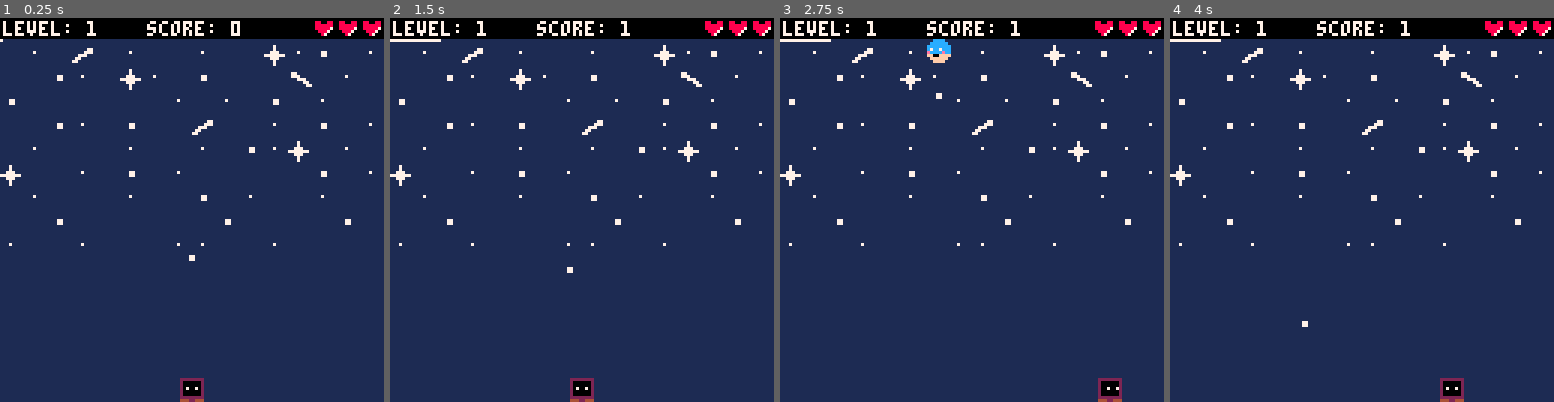
Above: before the commit, frames 1-4 (left to right).
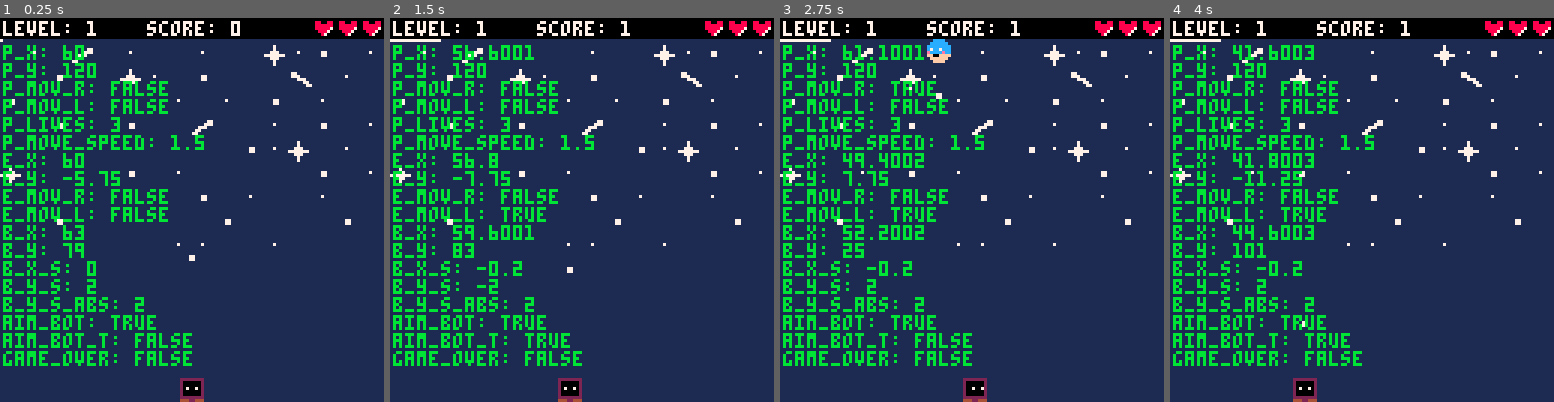
Above: after the commit, the same moments.

Repository: diodemusic/infinipong
Game: PICO-8 cartridge src/infinipong.p8
The game is run twice, just before and just after one commit, with the same random seed, the same clock (stepped at 60 frames per second) and the same inputs.
Inputs:
- Up to frame 1 (0.25 s): no input
- Up to frame 2 (1.5 s): tap X (X key) at 0.33, 1.07 s; tap O (Z key) at 0.7 s
- Up to frame 3 (2.75 s): hold Right 1.6-2.1 s; tap O (Z key) at 1.7, 2.1, 2.5 s; tap X (X key) at 1.85 s; hold Up 2.15-2.42 s; hold Right from 2.47 s (still down)
- Up to frame 4 (4 s): tap O (Z key) at 2.9, 3.3, 3.7 s; tap X (X key) at 2.97 s; release Right at 3.03 s; hold Left 3.08-3.58 s; hold Down 3.63-3.97 s

The runs differ from the first frame. In frame 1, 9.0% of the frame differs, in the area x 0-54%, y 7-91%; in frame 2, 10%; in frame 3, 11%; in frame 4, 11%, in the area x 0-77%, y 7-100%.

Commit message:
Cap ball speed

Diff:
--- a/src/main.lua
+++ b/src/main.lua
@@ -55,19 +55,9 @@
     end
 
     if player.lives > 0 then
-
         player.x = 60
-
         enemy.x = 60
-
-        ball.x = 63
-        ball.y = 63
-        ball.x_speed = 0
-
-        if abs(ball.y_speed) ~= 2 do
-            ball.y_speed /= 2
-        end
-
+        reset_ball()
         level_progress = 0
     else
         set_game_over()
@@ -108,10 +98,6 @@
 
     enemy.x = mid(0, enemy.x, 120)
     enemy.y = (-ball.y + 54) / 4
-
-    if debug_options.aim_bot then
-        player.x = ball.x - 3
-    end
 end
 
 ------------------- ball
@@ -125,36 +111,50 @@
     ball.x += ball.x_speed
 
     if ball.x < 1 then
+        ball.x = 1
         ball.x_speed = -ball.x_speed
         sfx(2)
     end
+
     if ball.x > 126 then
+        ball.x = 126
         ball.x_speed = -ball.x_speed
         sfx(2)
     end
 
     if (
-        ball.y >= player.y - 2 and ball.y <= player.y - 1
+        ball.y >= player.y and ball.y <= player.y + 5
     ) and (
-        ball.x >= player.x - 3 and ball.x <= player.x + 9
+        ball.x >= player.x - 2 and ball.x <= player.x + 8
     ) then
-        ball.y_speed = -ball.y_speed
+        ball.y = player.y - 3
+        -- Reverse and clamp y_speed to prevent excessive speed
+        ball.y_speed = -max(1, min(abs(ball.y_speed), ball.y_speed_cap))
         calcuate_ball_x_angle()
         level_progress += 16
         score += 1 * score_multiplier
         sfx(2)
     end
+
     if ball.y <= 17 then
         ball.y_speed = -ball.y_speed
         sfx(2)
     end
+
     if ball.y >= 128 then
         lose_life()
     end
 end
 
 function calcuate_ball_x_angle()
-    ball.x_speed = ((ball.x - player.x) - 3.5) * 0.4
+    ball.x_speed = ((ball.x - player.x) - 3.5) * ball.x_angle_multiplier
+end
+
+function reset_ball()
+    ball.x = player.x + 3
+    ball.y = player.y - 8
+    ball.x_speed = 0
+    ball.y_speed = -abs(ball.y_speed)
 end
 
 ------------------- level
@@ -165,7 +165,10 @@
         score_multiplier += 1
         level_progress = 0
         sfx(0)
-        ball.y_speed *= 1.2
+
+        if ball.y_speed < ball.y_speed_cap then
+            ball.y_speed = abs(ball.y_speed) + ball.y_speed_increase
+        end
     end
 
     player.color = level % #player.colors + 1
@@ -194,7 +197,6 @@
 
 function draw_level_progress()
     line(0, 7, level_progress, 7, 7)
-    -- print("ball speed: " .. ball.y_speed, 0, 7, 7)
 end
 
 function update_game_over()
@@ -219,12 +221,15 @@
         pset(
             debug_options.pixel_inspector.x,
             debug_options.pixel_inspector.y,
-            0
+            11
         )
 
-        print("[" .. debug_options.pixel_inspector.x .. ", " .. debug_options.pixel_inspector.y .. "]",
-        debug_options.pixel_inspector.x + 3,
-        debug_options.pixel_inspector.y - 2)
+        print(
+        "[" .. debug_options.pixel_inspector.x .. ", " .. debug_options.pixel_inspector.y .. "]",
+        96,
+        122,
+            11
+        )
     end
 end
 
@@ -245,35 +250,98 @@
     end
 end
 
+function update_aim_bot()
+    if btnp(4) and debug_options.aim_bot then
+        debug_options.aim_bot_toggle = not debug_options.aim_bot_toggle
+    end
+
+    if debug_options.aim_bot_toggle then
+        player.x = ball.x - 3
+    end
+end
+
+function draw_debug_stats()
+    if not debug_options.show_debug_stats then return end
+
+    local stats = {
+        "p_x: " .. player.x,
+        "p_y: " .. player.y,
+        "p_mov_r: " .. tostr(player.moving_right),
+        "p_mov_l: " .. tostr(player.moving_left),
+        "p_lives: " .. player.lives,
+        "p_move_speed: " .. player.move_speed,
+        "e_x: " .. enemy.x,
+        "e_y: " .. enemy.y,
+        "e_mov_r: " .. tostr(enemy.moving_right),
+        "e_mov_l: " .. tostr(enemy.moving_left),
+        "b_x: " .. ball.x,
+        "b_y: " .. ball.y,
+        "b_x_s: " .. ball.x_speed,
+        "b_y_s: " .. ball.y_speed,
+        "b_y_s_abs: " .. abs(ball.y_speed),
+        "aim_bot: " .. tostr(debug_options.aim_bot),
+        "aim_bot_t: " .. tostr(debug_options.aim_bot_toggle),
+        "game_over: " .. tostr(game_over)
+    }
+    local y = 9
+
+    for i = 1, #stats do
+        print(stats[i], 1, y, 11)
+        y += 6
+    end
+end
+
+function draw_hitboxes()
+    if not debug_options.show_hitboxes then return end
+
+    rect( -- player
+        player.x - 2,
+        player.y,
+        player.x + 8,
+        player.y + 5,
+        11
+    )
+
+    rect( -- ball
+        ball.x,
+        ball.y,
+        ball.x,
+        ball.y,
+        11
+    )
+end
+
 ------------------------------- pico-8 callbacks
 
 function _init()
     music(0, 10, 1)
 
     player = {
-        x=60,
-        y=120,
-        move_speed = 2,
-        colors={0, 2, 3, 5, 6, 7, 8, 9, 10, 11, 12, 13, 14, 15},
-        color=0,
-        color_updated=false,
-        moving_left=false,
-        moving_right=false,
+        x = 60,
+        y = 120,
+        move_speed = 1.5,
+        colors = {0, 2, 3, 5, 6, 7, 8, 9, 10, 11, 12, 13, 14, 15},
+        color = 0,
+        color_updated = false,
+        moving_left = false,
+        moving_right = false,
         lives = 3
     }
     enemy = {
-        x=60,
-        y=8,
-        moving_left=false,
-        moving_right=false
+        x = 60,
+        y = 8,
+        moving_left = false,
+        moving_right = false
     }
     ball = {
-        x=63,
-        y=63,
-        x_speed=0,
-        y_speed=2,
-    }
-
+        x = 63,
+        y = 63,
+        x_speed = 0,
+        y_speed = 2,
+        y_speed_increase = 0.1,
+        y_speed_cap = 4,
+        x_angle_multiplier = 0.4
+    }
     level = 1
     level_progress = 0
     score = 0
@@ -282,14 +350,17 @@
     last_color_change_bounce = 0
 
     debug_options = {
+        show_debug_stats = true,
         pixel_inspect = false,
-        aim_bot = false,
+        aim_bot = true,
+        aim_bot_toggle = false, -- use aim_bot instead
         infinite_lives = false,
         lock_controls = false,
         pixel_inspector = {
             x = 63,
             y = 63
-        }
+        },
+        show_hitboxes = false
     }
 end
 
@@ -302,16 +373,19 @@
     update_enemy()
     update_ball()
     update_level()
+    update_aim_bot()
     update_pixel_inspector()
 end
 
 function _draw()
     cls(1)
     map(0, 0)
+    draw_ball()
     draw_enemy()
     draw_stats()
-    draw_ball()
     draw_player()
     draw_game_over()
     draw_pixel_inspector()
-end
+    draw_debug_stats()
+    draw_hitboxes()
+end
